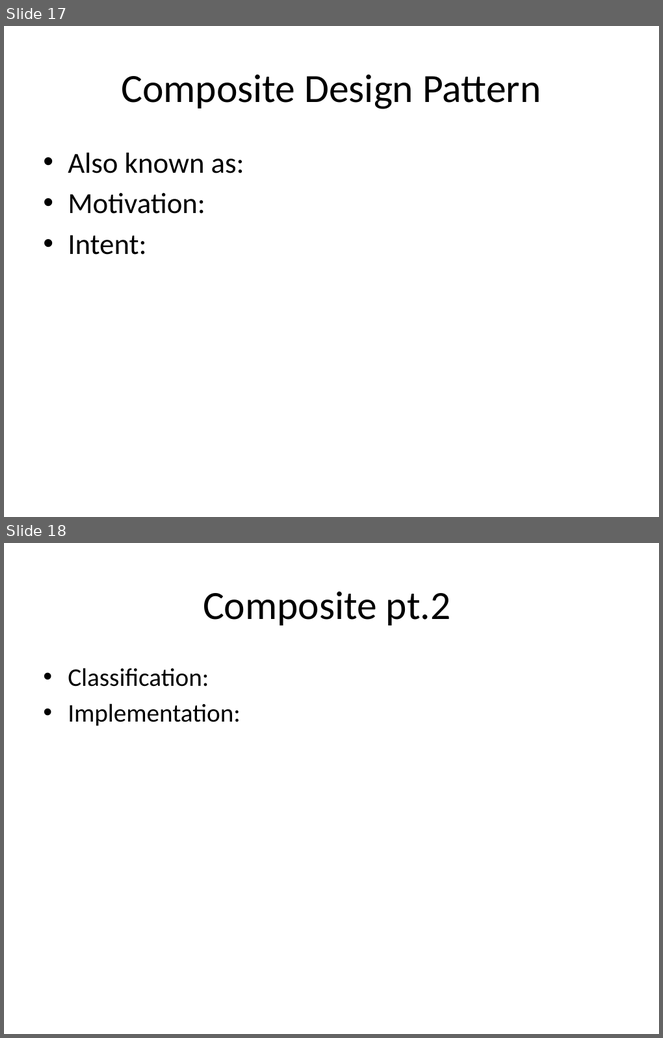
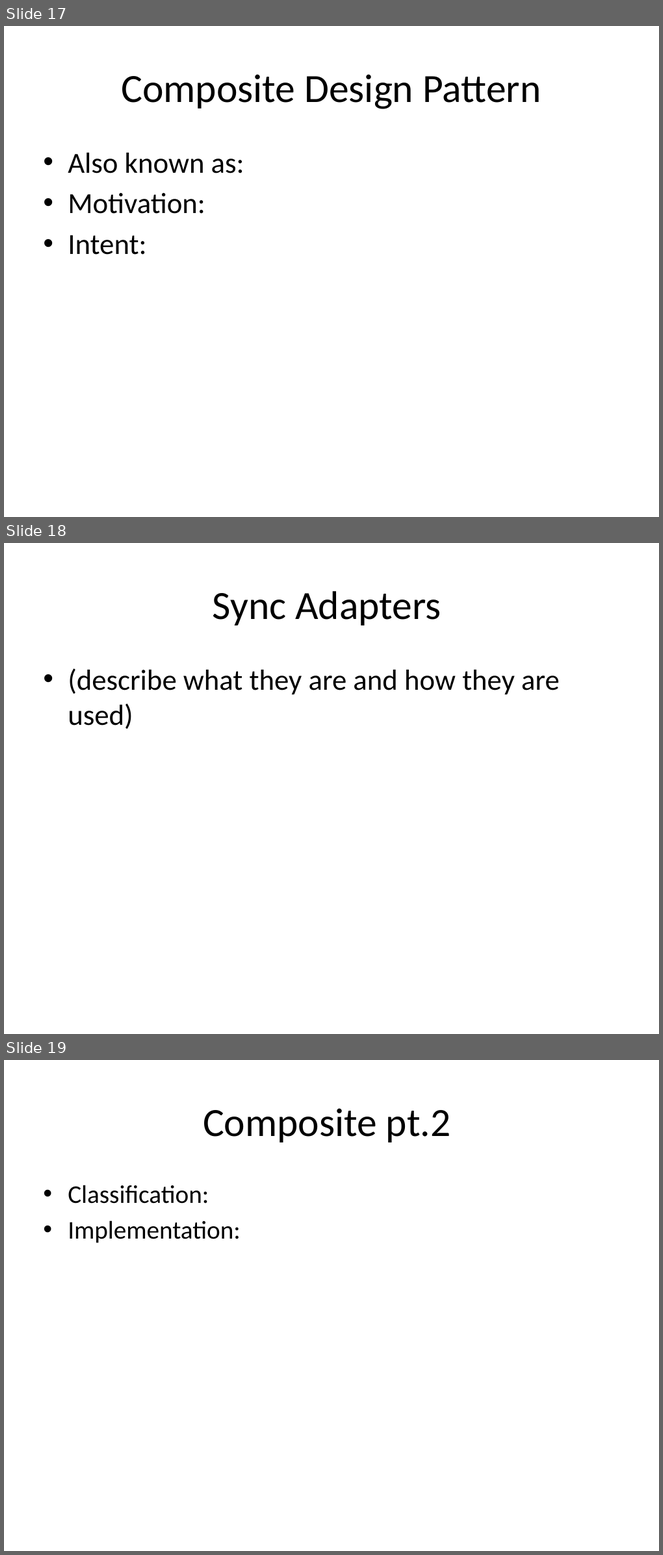
Before and after one commit to scurrymd/Software-Engineering, a slide deck: docs/UC Schedule App.pptx. Shown one above the other, each under a label of ours: slides 17 and 18 before the commit, slides 17, 18 and 19 after it. The pictures are 663x1038 and 663x1555 pixels, drawn with LibreOffice and Linux fonts; fonts in the diff are those of the drawing. Boxes give left, top, right and bottom in pixels: in the first picture for what was removed or moved away, otherwise in the second. Text is boxed around its words. In the diff, an @@ line names an element or a change of style, - is before the commit and + after.

Commit message:
Updated ppt template

```diff
--- a/docs/UC Schedule App.pptx
+++ b/docs/UC Schedule App.pptx
@@ slide 18 added at [4, 543, 659, 1034], background #FFFFFF @@
@@ title added at [213, 591, 441, 626], 44 pt, text #000000 @@
+Sync Adapters
@@ text added at [68, 668, 560, 729], 32 pt, text #000000 @@
+• (describe what they are and how they are used)
@@ what was slide 18 is now slide 19 @@
```
